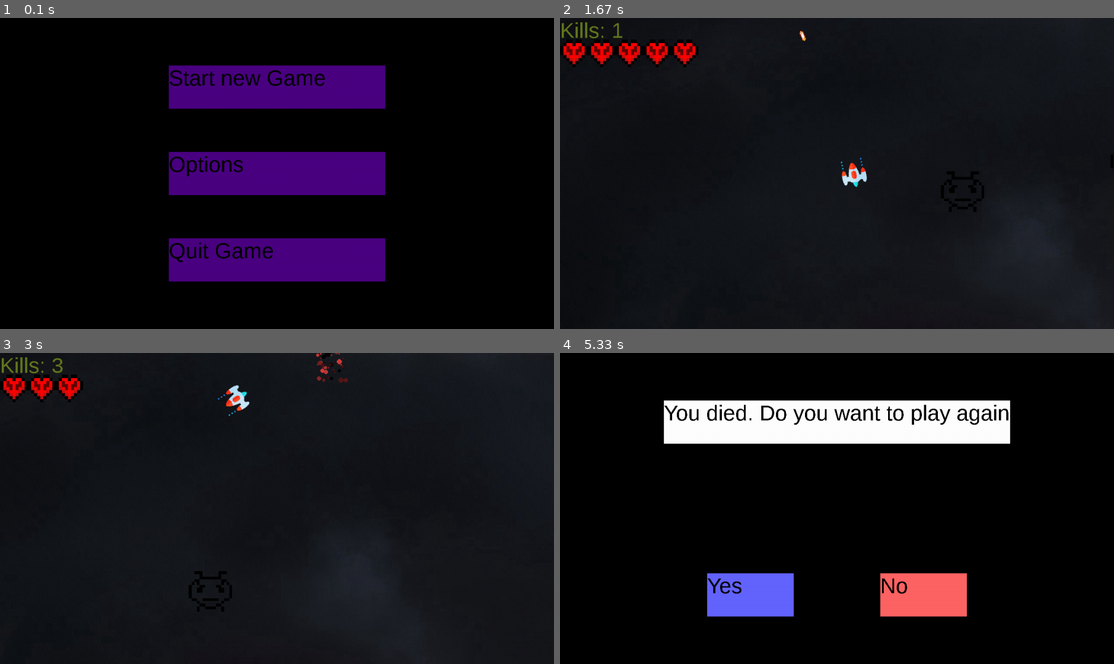
Above: before the commit, frames 1-4 (two rows, left to right).
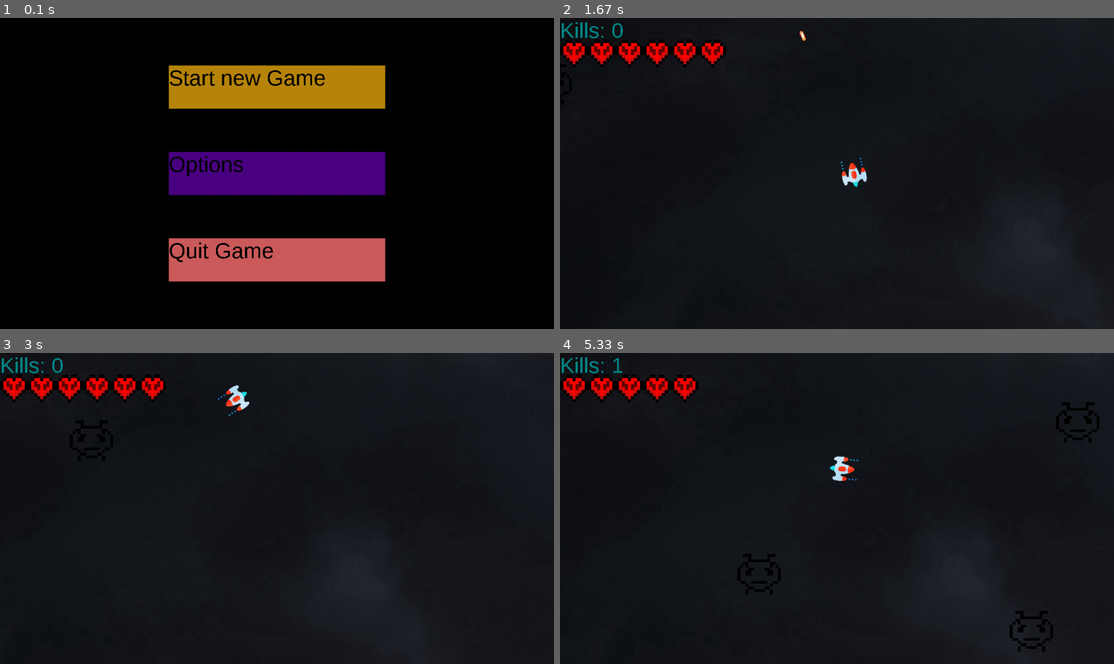
Above: after the commit, the same moments.

Repository: AndreCorreaSantos/Jogo-Pygame
Game: pygame game, started from Main.py
The game is run twice, just before and just after one commit, with the same random seed, the same clock (stepped at 60 frames per second) and the same inputs.
Inputs (mouse positions are in pixels of both pictures, inside the frame that each line leads up to):
- Up to frame 1 (0.1 s): no input
- Up to frame 2 (1.67 s): click "Start new Game" at 0.38 s; hold D 0.67-1.13 s; move the mouse to (837, 195) at 0.7 s; tap Esc at 1.17 s; click "Resume Game" at 1.55 s
- Up to frame 3 (3 s): hold W 1.83-2.13 s; move the mouse to (343, 536) at 1.87 s; hold D 2.17-2.63 s; move the mouse to (288, 402) at 2.2 s; hold A from 2.67 s (still down); move the mouse to (77, 499) at 2.7 s
- Up to frame 4 (5.33 s): release A at 3.2 s; hold S 3.23-3.53 s; move the mouse to (842, 539) at 3.27 s; hold A 3.57-3.97 s; move the mouse to (820, 455) at 3.6 s; hold W 4-4.37 s; move the mouse to (981, 558) at 4.03 s; hold D 4.4-5.03 s; move the mouse to (748, 405) at 4.43 s; hold S from 5.07 s (still down); move the mouse to (981, 480) at 5.1 s

The runs differ from the first frame. In frame 1, 10% of the frame differs, in the area x 30-70%, y 15-85%; in frame 2, 0.5%; in frame 3, 1.3%; in frame 4, 66%, in the area x 0-100%, y 0-100%.

Commit message:
Boss movements bug fixes and spawn fixes

Diff:
--- a/Classes.py
+++ b/Classes.py
@@ -93,12 +93,19 @@
         pygame.draw.rect(screen, (0,0,0), self.rect, 2)
     #funcao que spawna invasores em packs em lugares aleatorios da tela.
     def spawn(mapa):
-        mapa_max_x = mapa.rect.x + mapa.rect.w
-        mapa_max_y = mapa.rect.y + mapa.rect.h
-        mapa_min_x = mapa.rect.x
-        mapa_min_y = mapa.rect.y
-        aleatorio_x = random.randint(mapa_min_x,mapa_max_x)
-        aleatorio_y = random.randint(mapa_min_y,mapa_max_y)
+        aleatorio = random.randint(1,4)
+        if aleatorio == 1:
+            aleatorio_x = mapa.rect.x
+            aleatorio_y = mapa.rect.y
+        elif aleatorio == 2:
+            aleatorio_x = mapa.rect.x+mapa.rect.width
+            aleatorio_y = mapa.rect.y
+        elif aleatorio == 3:
+            aleatorio_x = mapa.rect.x
+            aleatorio_y = mapa.rect.y + mapa.rect.height
+        elif aleatorio == 4:
+            aleatorio_x = mapa.rect.x + mapa.rect.width
+            aleatorio_y = mapa.rect.y + mapa.rect.height
         v_componente_min = 2
         v_componente_max = 5
         v_aleatoria_x = random.randint(v_componente_min,v_componente_max)
@@ -120,15 +127,31 @@
         self.vy = -self.vmax*math.sin(ang)
 
 class boss(pygame.sprite.Sprite):
-    def __init__(self,image,mapa,hp):
-        pygame.sprite.Sprite.__init__(self)
-        self.image = pygame.image.load(image).convert_alpha()
+    def __init__(self,image,mapa,hp,vx,vy,vmax):
+        pygame.sprite.Sprite.__init__(self)
+        image = pygame.image.load(image).convert_alpha()
+        self.image =  pygame.transform.scale(image, (640, 640))
         self.rect = self.image.get_rect()
         self.rect.x = mapa.rect.x + mapa.rect.w/2
         self.rect.y = mapa.rect.y + mapa.rect.h/2
+        self.rect.center = (self.rect.x + self.rect.width/2,self.rect.y + self.rect.height/2)
+        self.vx = vx
+        self.vy = vy
+        self.vmax = vmax
         self.hp = hp
-    def draw_hitbox(self,screen):
-        pygame.draw.rect(screen, (0,0,0), self.rect, 2)
+
+    def update(self):
+        self.rect.x += self.vx
+        self.rect.y += self.vy
+
+    def draw_hitbox(self,screen):
+        pygame.draw.rect(screen, (0,0,0), self.rect, 2)
+
+    def move_towards_player(self, player):
+        dx,dy = self.rect.center[0] - player.rect.x, self.rect.center[1] - player.rect.y
+        ang = math.atan2(dy,dx)
+        self.vx =  -self.vmax*math.cos(ang)
+        self.vy = -self.vmax*math.sin(ang)
 
 
 class map(pygame.sprite.Sprite):
--- a/Main.py
+++ b/Main.py
@@ -40,6 +40,7 @@
     menu = True
     menu_2 = False
     game_over = False
+    win = False
     boss_up = False
     boss1_up = False
     boss2_up = False
@@ -65,8 +66,8 @@
     while (1):
 
         #codigo para printar fps na tela (debug)
-       # fps = str(int(clock.get_fps()))
-       # fps_text = myfont.render(str(fps),False,(255,255,255))
+        fps = str(int(clock.get_fps()))
+        fps_text = myfont.render(str(fps),False,(255,255,255))
        # screen.blit(fps_text,(0,height))
 
         background.fill((0,0,0))
@@ -145,9 +146,13 @@
                     if apertado and tempo > 200:
                         pygame.quit()
 
-            pygame.draw.rect(screen,(75, 0, 130),button1)
+            if menu_2:
+                pygame.draw.rect(screen,(75, 0, 130),button1)
+            else:
+                pygame.draw.rect(screen,(184, 134, 11),button1)
+
             pygame.draw.rect(screen,(75, 0, 130),button2)
-            pygame.draw.rect(screen,(75, 0, 130),button3)
+            pygame.draw.rect(screen,(205, 92, 92),button3)
 
             screen.blit(text_1,(button1_x,button1_y))
             screen.blit(text_2,(button2_x,button2_y))
@@ -335,7 +340,10 @@
                         i.rect.x += scroll[0]
                     if testey:
                         i.rect.y += scroll[1]
+                    i.move_towards_player(p1)
+                    i.update()
                     screen.blit(i.image,(i.rect.x+scroll[0],i.rect.y+scroll[1]))
+
                 else:
                     if testex:
                         i.rect.x += scroll[0]
@@ -363,9 +371,9 @@
                     particles.remove(particle)
 
 
-            if conta_kills == 3 and not boss_up and boss_kills == 0:
-                imagem_boss1 = "assets/vida.png"
-                boss1 = boss(imagem_boss1,mapa,30)
+            if conta_kills == 100 and not boss_up and boss_kills == 0:
+                imagem_boss1 = "assets/fase 1/boss.png"
+                boss1 = boss(imagem_boss1,mapa,30,1,1,2)
                 bosses.add(boss1)
                 all_sprites.add(boss1)
                 boss_up = True
@@ -385,8 +393,8 @@
 
 
             if conta_kills == 200 and not boss_up and boss_kills == 1:
-                imagem_boss2 = "assets/i.png"
-                boss2 = boss(imagem_boss2,mapa,50)
+                imagem_boss2 = "assets/fase2/bossf2.png"
+                boss2 = boss(imagem_boss2,mapa,50,2,2,3)
                 all_sprites.add(boss2)
                 bosses.add(boss2)
                 boss2_up = True
@@ -402,11 +410,13 @@
                     pygame.mixer.music.load("assets/audio/fase_3.mp3")
                     pygame.mixer.music.set_volume(volume_background)
                     pygame.mixer.music.play(loops=-1)
+
             if conta_kills == 300 and not boss_up and boss_kills == 2:
-                imagem_boss3 = "assets/i.png"
-                boss3 = boss(imagem_boss3,mapa,70)
+                imagem_boss3 = "assets/fase3/bossf3.png"
+                boss3 = boss(imagem_boss3,mapa,70,2,2,4.5)
                 all_sprites.add(boss3)
                 bosses.add(boss3)
+                boss3_up = True
                 boss_up = True
 
             if boss3_up:
@@ -415,6 +425,8 @@
                     boss_kills += 1
                     boss_up = False
                     boss3_up = False
+                    win = True
+                    game_over = True
 
 
             if not boss_up and boss_kills == 0:
@@ -424,11 +436,11 @@
                 while len(invasores) < 10:
                     invasor.spawn(mapa)
             if not boss_up and boss_kills == 2:
-                while len(invasores) < 15:
+                while len(invasores) < 17:
                     invasor.spawn(mapa)
 
 
-            textsurface = myfont.render("Kills: {}".format(conta_kills),False,(100,120,30))
+            textsurface = myfont.render("Kills: {}".format(conta_kills),False,(0, 139, 139))
             screen.blit(textsurface,(0,0))
 
                 #printar fps na tela
@@ -476,6 +488,7 @@
             choice2_rect = pygame.Rect(choice2_x,choice2_y,choice_width,choice_height)
 
             game_over_text = myfont.render("You died. Do you want to play again?",False,(0,0,0))
+            win_text = myfont.render("You Won. Do you want to play again?",False,(0,0,0))
             choice1_text = myfont.render("Yes",False,(0,0,0))
             choice2_text = myfont.render("No",False,(0,0,0))
 
@@ -483,7 +496,10 @@
             pygame.draw.rect(screen,(100, 100, 255),choice1_rect)
             pygame.draw.rect(screen,(255, 100, 100),choice2_rect)
 
-            screen.blit(game_over_text,(game_over_x,game_over_y))
+            if win:
+                screen.blit(win_text,(game_over_x,game_over_y))
+            else:
+                screen.blit(game_over_text,(game_over_x,game_over_y))
             screen.blit(choice1_text,(choice1_x,choice1_y))
             screen.blit(choice2_text,(choice2_x,choice2_y))
 
@@ -491,7 +507,8 @@
                 return
             if choice2_rect.collidepoint(mouse) and apertado:
                 pygame.quit()
-        clock.tick(200)
+
+        clock.tick(120)
 
         pygame.display.flip()
 
Binary file added: assets/fase 1/fundo1.jpg
